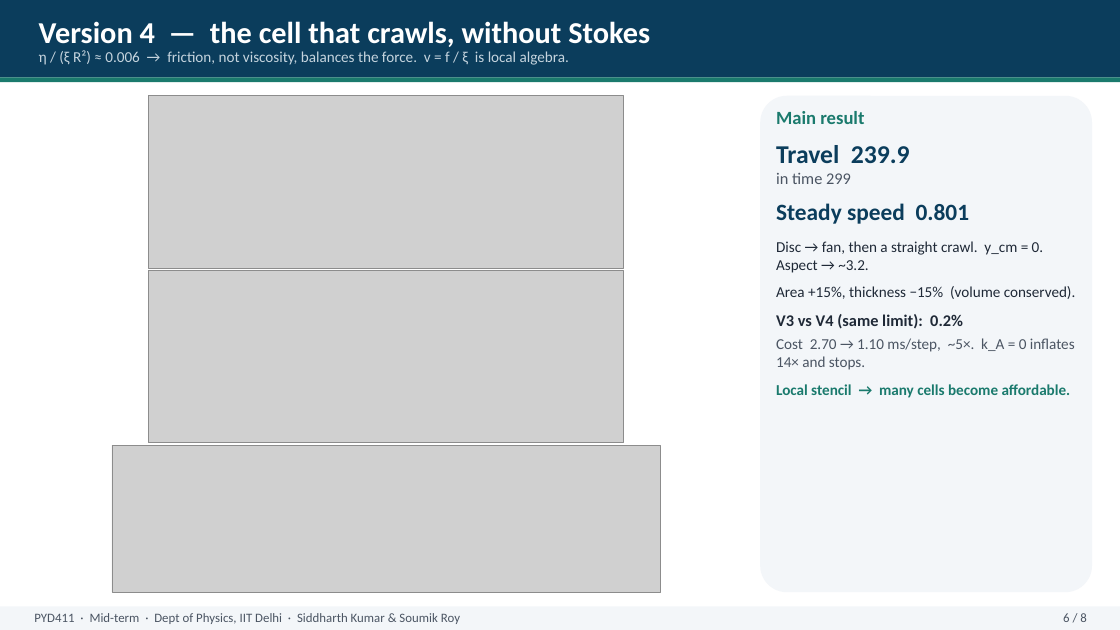
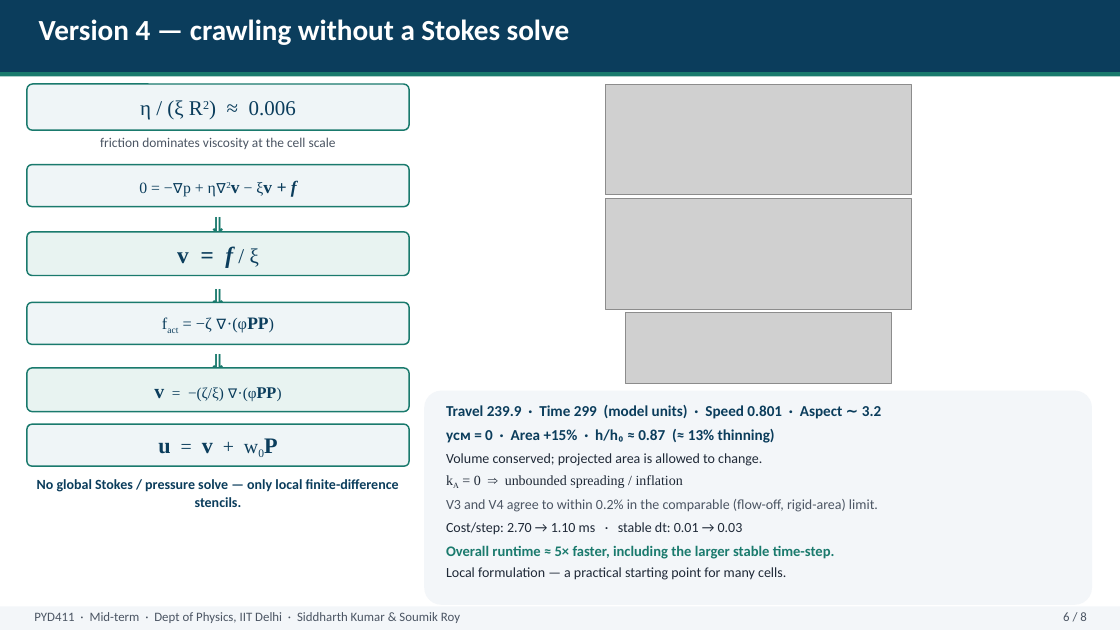
Before and after one commit to ariaydrouch/f, a slide deck: slide 6 of presentation/PYD411_midsem_presentation.pptx. Drawn at 1120x630 pixels with LibreOffice and Linux fonts; fonts in the diff are those of the drawing; grey boxes stand for pictures. Boxes give left, top, right and bottom in pixels: in the first picture for what was removed or moved away, otherwise in the second. Text is boxed around its words. In the diff, an @@ line names an element or a change of style, - is before the commit and + after.

```diff
--- a/presentation/PYD411_midsem_presentation.pptx
+++ b/presentation/PYD411_midsem_presentation.pptx
@@ rectangle: place and size @@
-rectangle at box(0, 0, 1120, 77)
+rectangle at box(0, 0, 1120, 72)
@@ text at box(39, 19, 570, 45): text changed; size 26 to 25 pt @@
-Version 4 — the cell that crawls, without Stokes
+Version 4 — crawling without a Stokes solve
@@ text removed at box(39, 50, 569, 65) @@
-η / (ξ R²) ≈ 0.006 → friction, not viscosity, balances the force. v = f / ξ is local algebra.
@@ rectangle: place and size @@
-rectangle at box(0, 77, 1120, 82)
+rectangle at box(0, 72, 1120, 76)
@@ rounded rectangle added at box(27, 84, 409, 130), fill #EFF5F7, outline #1A7A6D 1.25 pt @@
@@ picture: place and size @@
-picture at box(148, 96, 623, 268)
+picture at box(605, 84, 912, 195)
@@ text added at box(140, 100, 296, 120), 18 pt, text #0B3D5C @@
+η / (ξ R2) ≈ 0.006
@@ rounded rectangle removed at box(760, 96, 1092, 592) @@
@@ text removed at box(776, 111, 1076, 398) @@
-Main result
-Travel 239.9
-in time 299
-Steady speed 0.801
-Disc → fan, then a straight crawl. y_cm = 0. Aspect → ~3.2.
-Area +15%, thickness −15% (volume conserved).
-V3 vs V4 (same limit): 0.2%
-Cost 2.70 → 1.10 ms/step, ~5×. k_A = 0 inflates 14× and stops.
-Local stencil → many cells become affordable.
@@ text added at box(100, 137, 336, 149), 11.5 pt, text #4B5563 @@
+friction dominates viscosity at the cell scale
@@ rounded rectangle added at box(27, 165, 409, 207), fill #EFF5F7, outline #1A7A6D 1.25 pt @@
@@ text added at box(27, 208, 409, 230), 20 pt, text #1A7A6D, bold @@
+⇓
@@ text added at box(139, 180, 297, 196), 13.5 pt, text #0B3D5C @@
+0 = −∇p + η∇2v − ξv + f
@@ picture: place and size @@
-picture at box(148, 271, 623, 443)
+picture at box(605, 198, 912, 309)
@@ rounded rectangle added at box(27, 232, 409, 276), fill #E8F3F1, outline #1A7A6D 1.25 pt @@
@@ text added at box(177, 246, 259, 268), 20 pt, text #0B3D5C, bold @@
+v = f / ξ
@@ text added at box(27, 281, 409, 301), 20 pt, text #1A7A6D, bold @@
+⇓
@@ rounded rectangle added at box(27, 302, 409, 344), fill #EFF5F7, outline #1A7A6D 1.25 pt @@
@@ text added at box(196, 317, 212, 332), 14 pt, text #0B3D5C @@
+fact = −ζ ∇·(φPP)
@@ picture: place and size @@
-picture at box(112, 445, 660, 592)
+picture at box(625, 313, 891, 384)
@@ text added at box(27, 346, 409, 366), 20 pt, text #1A7A6D, bold @@
+⇓
@@ rounded rectangle added at box(27, 368, 409, 412), fill #E8F3F1, outline #1A7A6D 1.25 pt @@
@@ text added at box(154, 387, 224, 401), 13 pt, text #0B3D5C @@
+v = −(ζ/ξ) ∇·(φPP)
@@ rounded rectangle added at box(424, 391, 1092, 605), fill #F3F6F9 @@
@@ text added at box(446, 405, 881, 580), 12 pt, text #1F2937 @@
+Travel 239.9 · Time 299 (model units) · Speed 0.801 · Aspect ∼ 3.2
+yᴄᴍ = 0 · Area +15% · h/h₀ ≈ 0.87 (≈ 13% thinning)
+Volume conserved; projected area is allowed to change.
+kA = 0 ⇒ unbounded spreading / inflation
+V3 and V4 agree to within 0.2% in the comparable (flow-off, rigid-area) limit.
+Cost/step: 2.70 → 1.10 ms · stable dt: 0.01 → 0.03
+Overall runtime ≈ 5× faster, including the larger stable time-step.
+Local formulation — a practical starting point for many cells.
@@ rounded rectangle added at box(27, 424, 409, 466), fill #EFF5F7, outline #1A7A6D 1.25 pt @@
@@ text added at box(158, 443, 213, 454), 17 pt, text #0B3D5C @@
+u = v + w0P
@@ text added at box(37, 479, 399, 507), 12 pt, text #0B3D5C, bold @@
+No global Stokes / pressure solve — only local finite-difference stencils.
```
Also in this commit, not shown: 7 other slides changed, 2 other files.
